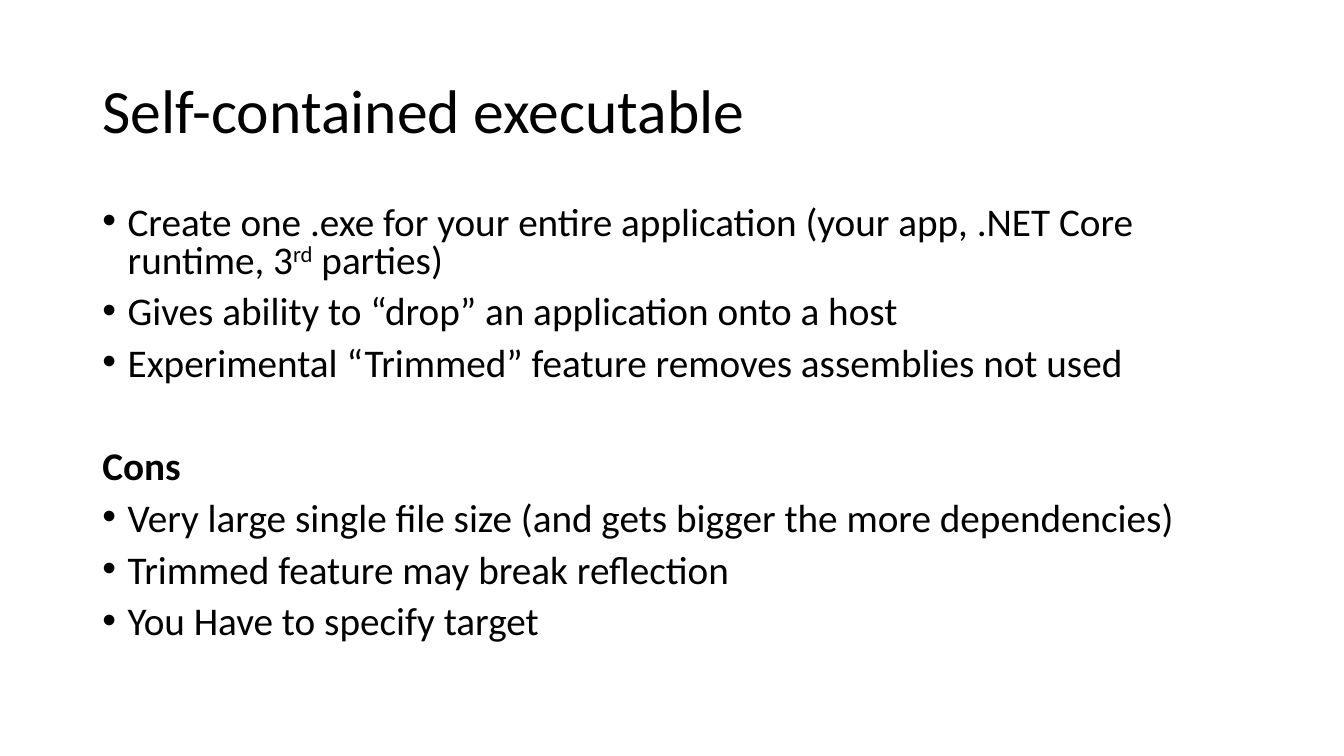
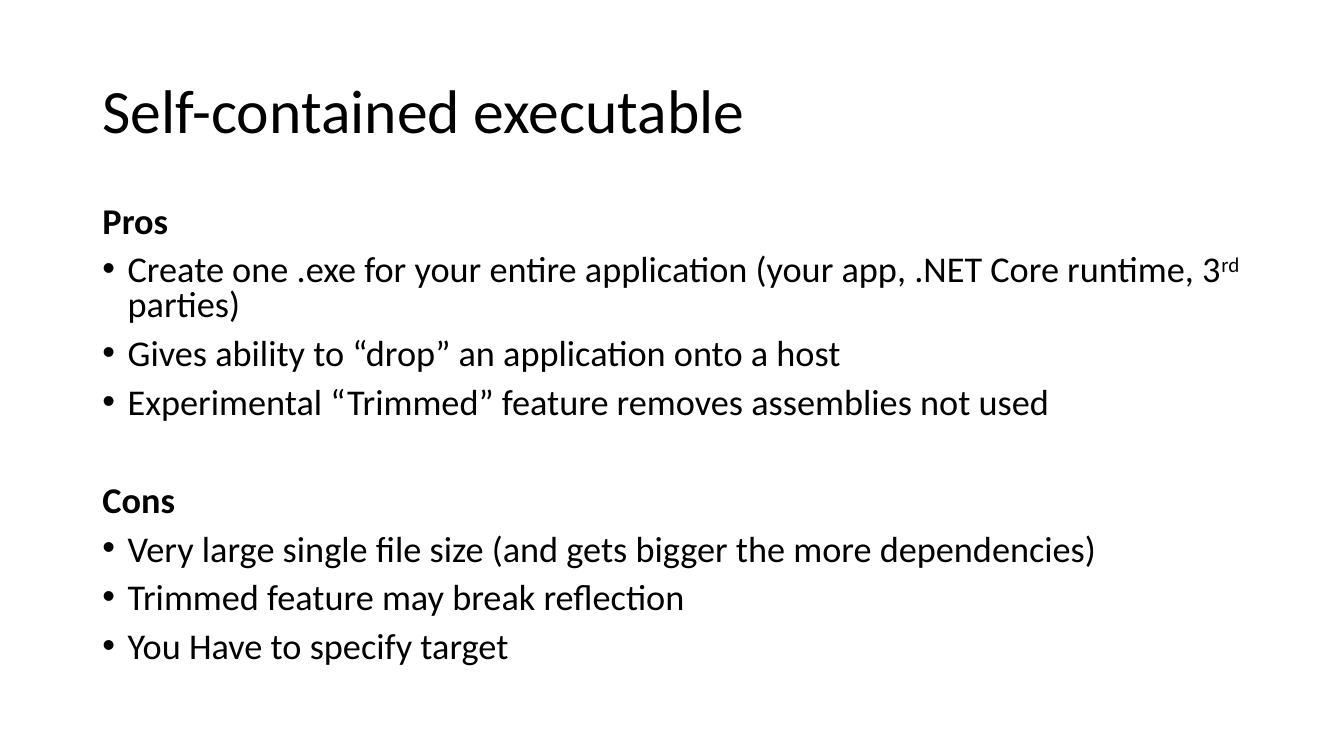
Before and after one commit to isaacrlevin/levin-talks, a slide deck: slide 12 of ASP.NETCoreDeployment/Ship It Good.pptx. Drawn at 1344x756 pixels with LibreOffice and Linux fonts; fonts in the diff are those of the drawing. Boxes give left, top, right and bottom in pixels: in the first picture for what was removed or moved away, otherwise in the second. Text is boxed around its words. In the diff, an @@ line names an element or a change of style, - is before the commit and + after.

```diff
--- a/ASP.NETCoreDeployment/Ship It Good.pptx
+++ b/ASP.NETCoreDeployment/Ship It Good.pptx
@@ text at box(102, 210, 168, 235): paragraph added @@
+Pros
@@ text at box(102, 256, 1194, 666): size 28 to 25.9 pt @@
```
Also in this commit, not shown: 5 other slides changed.
